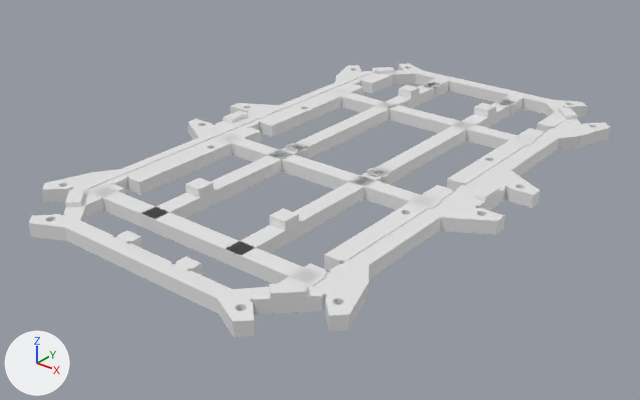
The Blender file mechanism/body_top.blend as it was, and as the next commit left it.
Both versions are drawn from a camera (50 mm lens) standing at (111.8, -145.5, 81.7) and looking at (-2.3, -2.9, -6.7). The lights are fixed; the arrows at lower left show +X, +Y and +Z.
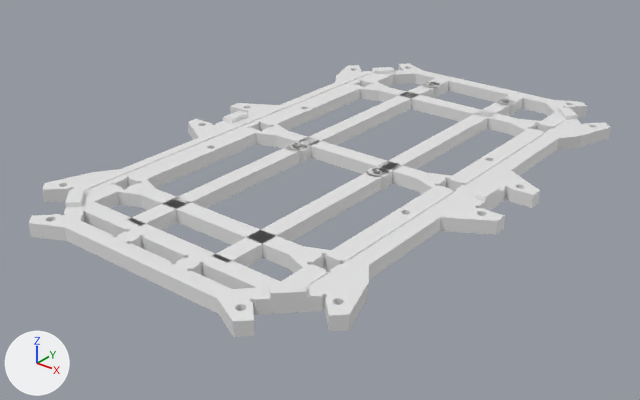
Boxes [x1, y1, x2, y2] around the edits, measured in the pictures (640 x 400 px):
'Cube.003', moved, rescaled: before [87, 185, 326, 286]; after [133, 185, 313, 269]
'Cube.008', moved, rescaled: before [216, 134, 442, 210]; after [270, 128, 437, 191]
'Cube.002', moved, rescaled (26% narrower, 18% shorter): before [327, 89, 537, 149]; after [372, 85, 527, 134]
'Cube.010', added: after [76, 200, 283, 293]
'Cube.007', moved, rescaled: before [185, 178, 214, 198]; after [289, 246, 331, 273]
'Cube.004', moved, rescaled: before [269, 208, 299, 231]; after [255, 124, 286, 147]
'Cube.005', moved, rescaled (70% wider, 88% taller): before [474, 103, 496, 118]; after [117, 179, 155, 208]
'Cube.006', moved, rescaled: before [398, 85, 419, 99]; after [417, 173, 451, 194]
'Cube.016', added: after [360, 81, 387, 101]
'Cube.009', added: after [510, 119, 540, 137]

The change in detail:
Mesh me_cube_014 is new.
It has 76 vertices, 40 faces and spans x -1.0..1.0, y -1.0..1.0, z -1.0..1.43.
Object 'Cube.002' (ob_cube_002) moves from (0.0, 36.6, 1.5) to (0.0, 47.0, 1.5).
Object 'Cube.002' (ob_cube_002) is rescaled from (30.0, 2.0, 1.5) to (22.5, 2.0, 1.5).
Object 'Cube.003' (ob_cube_003) moves from (0.0, -43.5, 1.5) to (0.0, -37.7, 1.5).
Object 'Cube.003' (ob_cube_003) is rescaled from (30.0, 2.0, 1.5) to (22.5, 2.0, 1.5).
Object 'Cube.004' (ob_cube_004) moves from (11.5, -31.2, 4.0) to (-22.5, 4.6, 1.2).
Object 'Cube.004' (ob_cube_004) is rescaled from (2.0, 2.0, 1.0) to (2.5, 4.0, 1.23).
Object 'Cube.005' (ob_cube_005) moves from (11.5, 46.8, 4.0) to (-22.5, -37.7, 1.2).
Object 'Cube.005' (ob_cube_005) is rescaled from (2.0, 2.0, 1.0) to (2.5, 4.0, 1.23).
Object 'Cube.006' (ob_cube_006) moves from (-11.5, 46.8, 4.0) to (22.5, 4.6, 1.2).
Object 'Cube.006' (ob_cube_006) is rescaled from (2.0, 2.0, 1.0) to (2.5, 4.0, 1.23).
Object 'Cube.007' (ob_cube_007) moves from (-11.5, -31.2, 4.0) to (22.5, -37.7, 1.2).
Object 'Cube.007' (ob_cube_007) is rescaled from (2.0, 2.0, 1.0) to (2.5, 4.0, 1.23).
Object 'Cube.008' (ob_cube_008) moves from (0.0, -5.7, 1.5) to (0.0, 4.6, 1.5).
Object 'Cube.008' (ob_cube_008) is rescaled from (30.0, 2.0, 1.5) to (22.5, 2.0, 1.5).
Object 'Cube.010' (ob_cube_010) is new; it shows a copy of the mesh of ob_cube_008.
Its location is (0.0, -49.7, 1.5).
Its scale is (26.0, 2.0, 1.5).
It gains a BOOLEAN modifier named 'Boolean'.
Modifier setting: object = ob_cylinder_014.
Modifier setting: solver = 'FLOAT'.
It gains a BOOLEAN modifier named 'Boolean.001'.
Modifier setting: object = ob_cylinder_013.
Modifier setting: solver = 'FLOAT'.
It gains a BOOLEAN modifier named 'Boolean.002'.
Modifier setting: object = ob_cylinder_012.
Modifier setting: solver = 'FLOAT'.
It gains a BOOLEAN modifier named 'Boolean.003'.
Modifier setting: object = ob_cylinder_015.
Modifier setting: solver = 'FLOAT'.
Object 'Cylinder.013' (ob_cylinder_013) is new; it shows a copy of the mesh of ob_pin2.
Its location is (5.971, -51.72, 0.0).
Its scale is (0.5, 0.5, 5.0).
It is now shown.
Object 'Cylinder.014' (ob_cylinder_014) is new; it shows a copy of the mesh of ob_pin2.
Its location is (9.971, -51.72, 0.0).
Its scale is (0.5, 0.5, 5.0).
It is now shown.
Object 'Cylinder.015' (ob_cylinder_015) is new; it shows a copy of the mesh of ob_pin2.
Its location is (-10.03, -51.72, 0.0).
Its scale is (0.5, 0.5, 5.0).
It is now shown.
Object 'Cylinder.012' (ob_cylinder_012) is new; it shows a copy of the mesh of ob_pin2.
Its location is (-6.029, -51.72, 0.0).
Its scale is (0.5, 0.5, 5.0).
It is now shown.
Object 'Cube.009' (ob_cube_009) is new; it shows me_cube_014.
Its location is (22.5, 47.0, 1.2).
Its rotation in degrees is (0, 0, 180).
Its scale is (2.5, 4.0, 1.23).
Object 'Cube.016' (ob_cube_016) is new; it shows a copy of me_cube_014.
Its location is (-22.5, 47.0, 1.2).
Its scale is (2.5, 4.0, 1.23).
